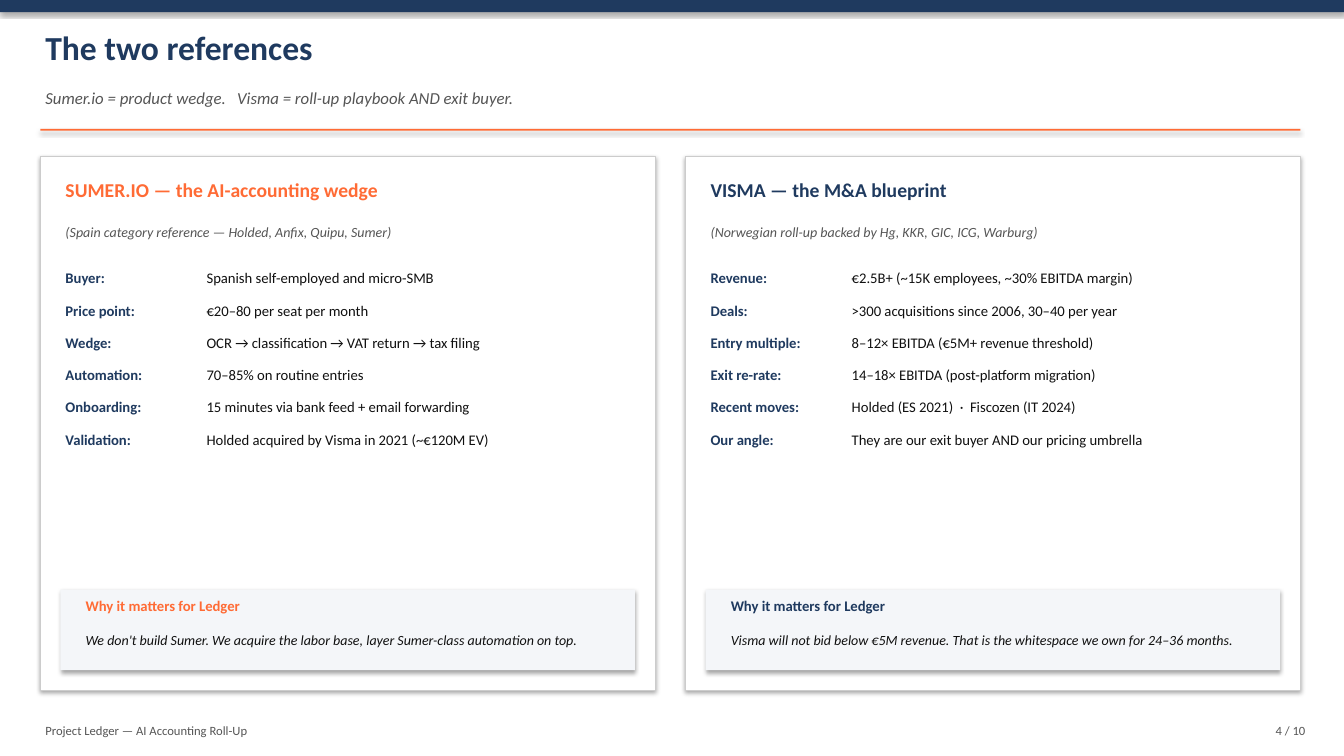
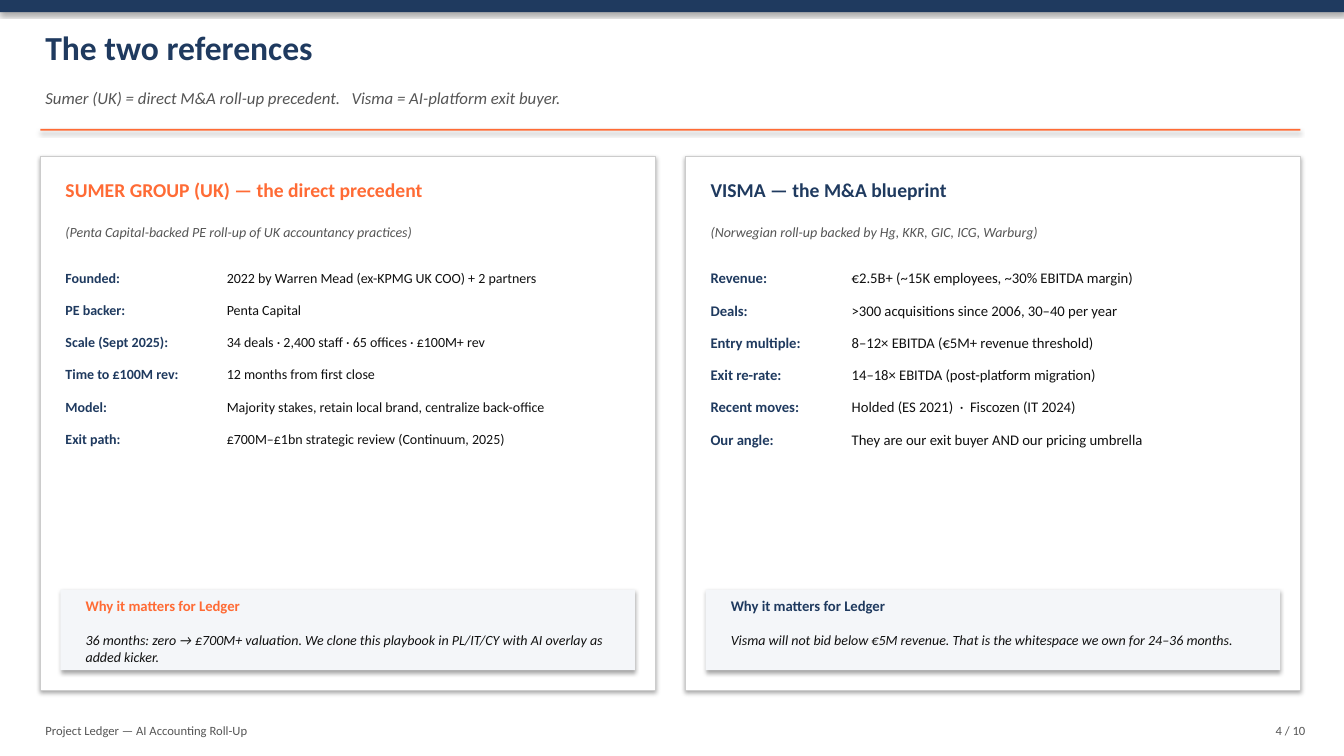
Before and after one commit to denwik86/cowork-workspace, a slide deck: slide 4 of outputs/Ledger_Rollup_Pitch_Deck.pptx. Drawn at 1344x756 pixels with LibreOffice and Linux fonts; fonts in the diff are those of the drawing. Boxes give left, top, right and bottom in pixels: in the first picture for what was removed or moved away, otherwise in the second. Text is boxed around its words. In the diff, an @@ line names an element or a change of style, - is before the commit and + after.

```diff
--- a/outputs/Ledger_Rollup_Pitch_Deck.pptx
+++ b/outputs/Ledger_Rollup_Pitch_Deck.pptx
@@ text at (45,92,560,107): text changed @@
-Sumer.io = product wedge. Visma = roll-up playbook AND exit buyer.
+Sumer (UK) = direct M&A roll-up precedent. Visma = AI-platform exit buyer.
@@ text at (65,182,423,200): text changed @@
-SUMER.IO — the AI-accounting wedge
+SUMER GROUP (UK) — the direct precedent
@@ text at (65,227,412,239): text changed @@
-(Spain category reference — Holded, Anfix, Quipu, Sumer)
+(Penta Capital-backed PE roll-up of UK accountancy practices)
@@ text at (65,273,120,283): text changed; size 10.5 to 10 pt @@
-Buyer:
+Founded:
@@ text at (227,273,537,286): text changed; size 10.5 to 10 pt @@
-Spanish self-employed and micro-SMB
+2022 by Warren Mead (ex-KPMG UK COO) + 2 partners
@@ text at (65,305,125,315): text changed; size 10.5 to 10 pt @@
-Price point:
+PE backer:
@@ text at (227,305,301,318): text changed; size 10.5 to 10 pt @@
-€20–80 per seat per month
+Penta Capital
@@ text at (65,337,168,350): text changed; size 10.5 to 10 pt @@
-Wedge:
+Scale (Sept 2025):
@@ text at (227,337,485,349): text changed; size 10.5 to 10 pt @@
-OCR → classification → VAT return → tax filing
+34 deals · 2,400 staff · 65 offices · £100M+ rev
@@ text at (65,369,178,379): text changed; size 10.5 to 10 pt @@
-Automation:
+Time to £100M rev:
@@ text at (227,369,375,379): text changed; size 10.5 to 10 pt @@
-70–85% on routine entries
+12 months from first close
@@ text at (65,402,106,412): text changed; size 10.5 to 10 pt @@
-Onboarding:
+Model:
@@ text at (227,402,544,415): text changed; size 10.5 to 10 pt @@
-15 minutes via bank feed + email forwarding
+Majority stakes, retain local brand, centralize back-office
@@ text at (65,434,120,447): text changed; size 10.5 to 10 pt @@
-Validation:
+Exit path:
@@ text at (227,434,505,447): text changed; size 10.5 to 10 pt @@
-Holded acquired by Visma in 2021 (~€120M EV)
+£700M–£1bn strategic review (Continuum, 2025)
@@ text at (86,635,603,662): text changed @@
-We don't build Sumer. We acquire the labor base, layer Sumer-class automation on top.
+36 months: zero → £700M+ valuation. We clone this playbook in PL/IT/CY with AI overlay as added kicker.
```
Also in this commit, not shown: 1 other file.
